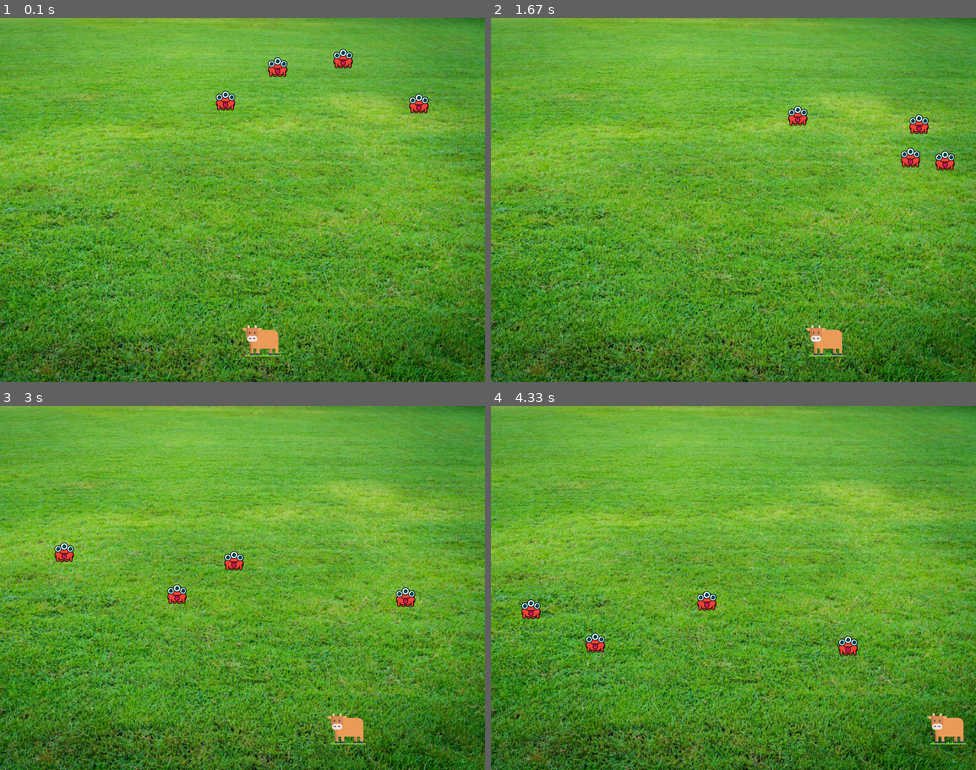
Above: before the commit, frames 1-4 (two rows, left to right).
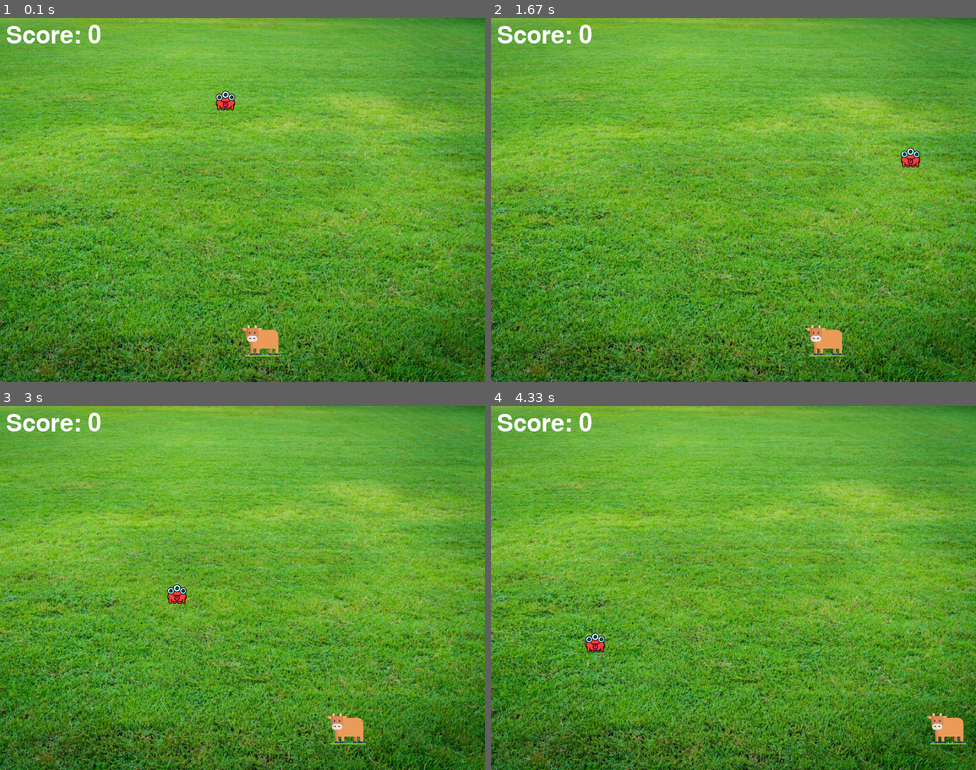
Above: after the commit, the same moments.

Repository: Arjun-G-Ravi/Non-AI-Notes
Game: pygame game, started from 10_Pygame learn/01_Cow Invaders/main.py
The game is run twice, just before and just after one commit, with the same random seed, the same clock (stepped at 60 frames per second) and the same inputs.
Inputs:
- Up to frame 1 (0.1 s): no input
- Up to frame 2 (1.67 s): hold Right 0.33-0.8 s; hold Right 0.83-1.3 s; hold Left from 1.33 s (still down)
- Up to frame 3 (3 s): release Left at 1.87 s; hold Left 1.9-2.3 s; hold Right 2.33-2.97 s
- Up to frame 4 (4.33 s): hold Left 3-3.47 s; hold Right 3.5-3.97 s; hold Right from 4 s (still down)

The runs differ from the first frame. In frame 1, 1.0% of the frame differs, in the area x 1-89%, y 1-27%; in frame 2, 1.0%, in the area x 1-96%, y 1-42%; in frame 3, 1.0%; in frame 4, 1.0%.

Commit message:
Commited

Diff:
--- a/10_Pygame learn/01_Cow Invaders/main.py
+++ b/10_Pygame learn/01_Cow Invaders/main.py
@@ -3,20 +3,23 @@
 import math
 import time
 
-# Always initialise
 pygame.init()
 
-# To make a screen
+# Screen
 screen = pygame.display.set_mode((800,600))
-
-# Title and icon
 pygame.display.set_caption("Cow invadors")
+running = True
 # pygame.display.set_icon(pygame.image.load('10_Pygame learn/01_Space Invaders /spaceship.png')) # wont wprk in ubuntu
 
-running = True
+# Score
+score = 0
+font = pygame.font.Font('freesansbold.ttf', 40)
+
+def show_score():
+    render = font.render("Score: "+str(score), True, (255,255,255))
+    screen.blit(render, (10,10))
 
 # Cow
-score = 0
 playerImg = pygame.image.load('./cow.png')
 player_pos = [400,500]
 go_left = False
@@ -28,7 +31,7 @@
 # Enemy
 enemyImg = []
 enemyPos = []
-num_enemy = 4
+num_enemy = 1
 horizontal_motion = [random.randint(1,5) for i in range(num_enemy)]
 vertical_motion = [1 for i in range(num_enemy)]
 
@@ -51,8 +54,8 @@
     num_enemy += 1
 
     monster_type = {1:['monster1.png', [random.randint(100, 700), random.randint(0, 200)], random.randint(1,5), .5],
-                    2:['monster2.png', [random.randint(100, 700), random.randint(0, 200)], random.randint(5,10), .5],
-                    3:['monster3.png', [random.randint(100, 700), random.randint(0, 200)], random.randint(1,5), 2] }
+                    2:['monster2.png', [random.randint(100, 700), random.randint(0, 50)], random.randint(5,15), .5],
+                    3:['monster3.png', [random.randint(100, 700), random.randint(0, 50)], random.randint(1,5), 2] }
     enemyImg.append(pygame.image.load(monster_type[ch][0]))
     enemyPos.append(monster_type[ch][1])
     horizontal_motion.append(monster_type[ch][2])
@@ -75,11 +78,13 @@
         return True
     return False
 
+# main loop
 while running:
     # screen.fill((0,0,0))
 
     # fill screen with grass image
     screen.blit(pygame.image.load('grass.png'),(0,0))
+    show_score()
 
     for event in pygame.event.get():
         if event.type == pygame.QUIT:
@@ -98,6 +103,8 @@
                 if not fire:
                     milkPos[0] = player_pos[0]
                     shoot_milk(milkPos)
+
+
 
         if event.type == pygame.KEYUP:
             go_left = False
@@ -132,9 +139,8 @@
             fire = False
             milkPos[1] = 500
             score += 1
-            print(f'Score: {score}')
             rand = random.randint(1,500)
-            if rand <= 50: # 10%
+            if rand <= 50: # 5%
                 createEnemy(1)
             elif rand <= 55: # 1%
                 createEnemy(2)
